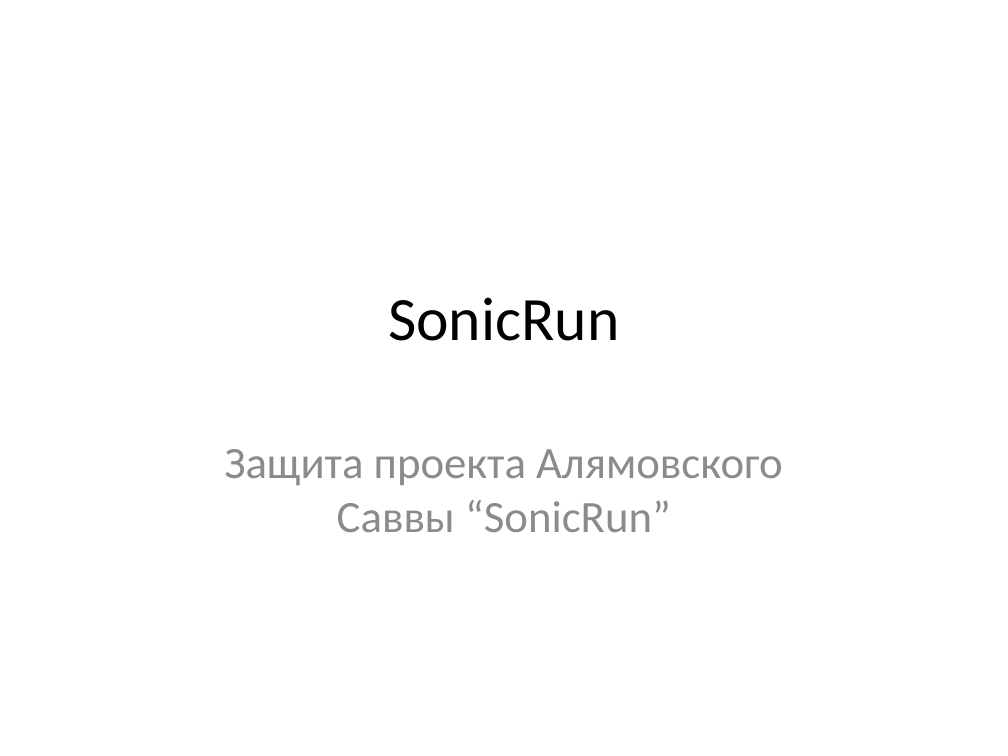
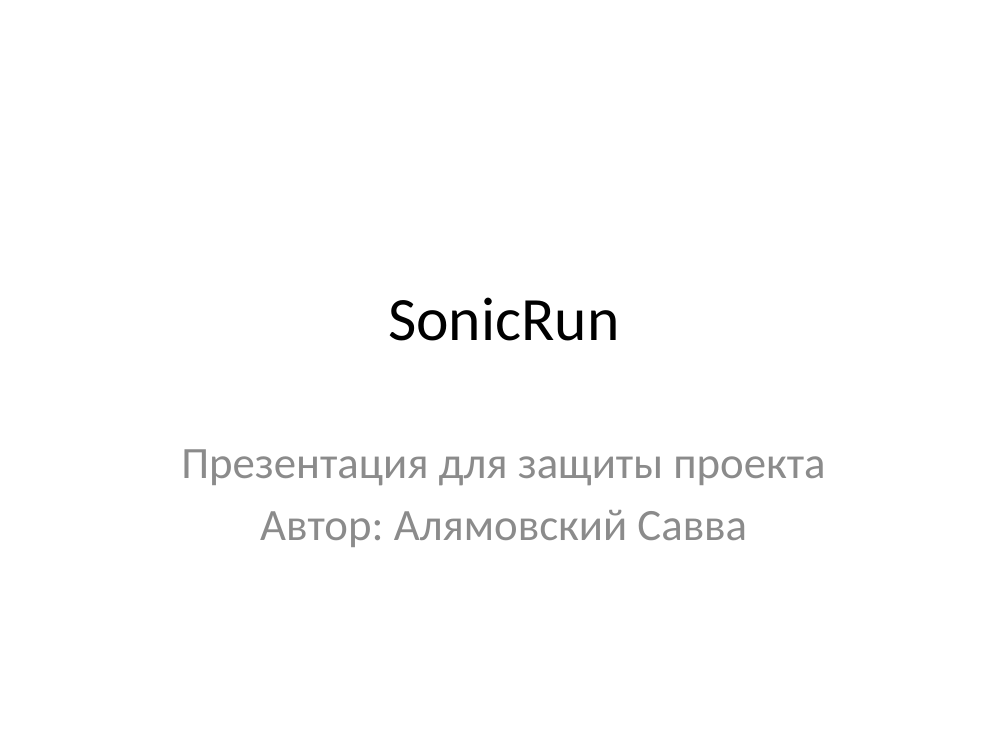
Before and after one commit to sav04eck/SonicRun, a slide deck: slide 1 of Презентация SonicRun.pptx. Drawn at 1008x756 pixels with LibreOffice and Linux fonts; fonts in the diff are those of the drawing. Boxes give left, top, right and bottom in pixels: in the first picture for what was removed or moved away, otherwise in the second. Text is boxed around its words. In the diff, an @@ line names an element or a change of style, - is before the commit and + after.

```diff
--- a/Презентация SonicRun.pptx
+++ b/Презентация SonicRun.pptx
@@ subtitle at (181, 449, 825, 547): text changed @@
-Защита проекта Алямовского Саввы “SonicRun”
+Презентация для защиты проекта
+Автор: Алямовский Савва
```
Also in this commit, not shown: 4 other slides changed, 1 slide added, 1 slide removed.
